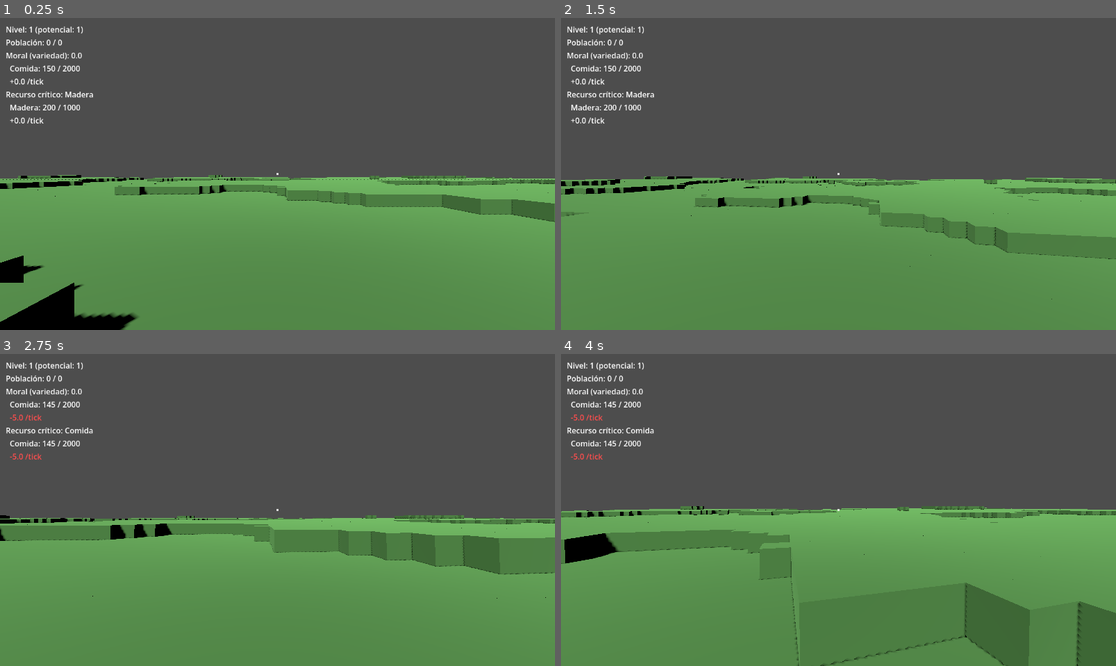
Above: before the commit, frames 1-4 (two rows, left to right).
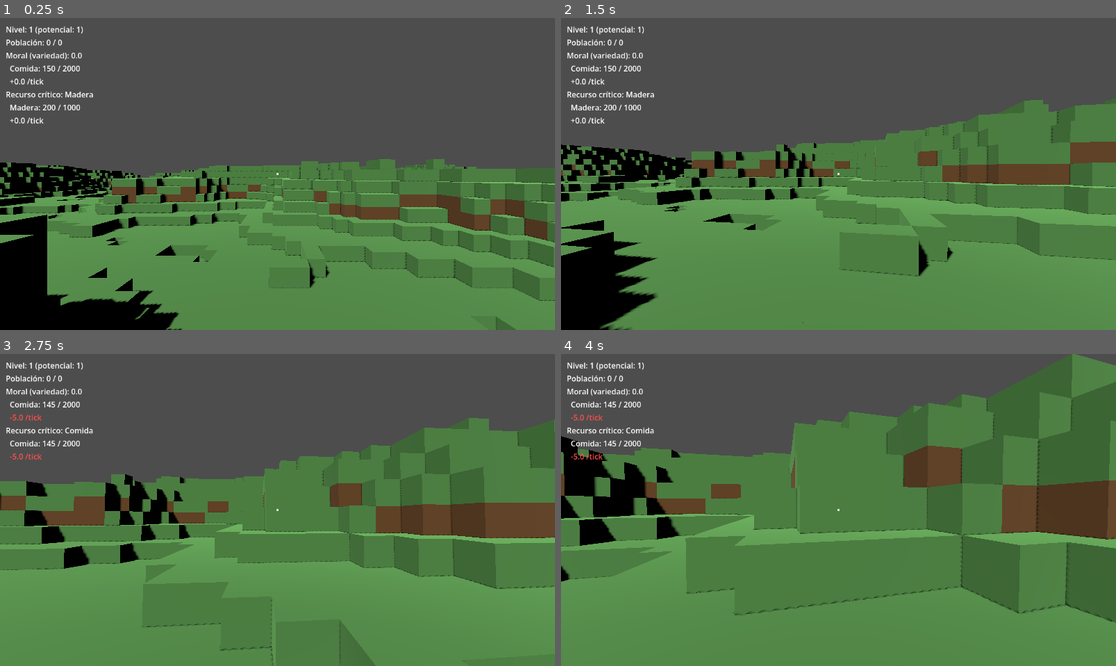
Above: after the commit, the same moments.

Repository: gigalipa/craft-to-nation
Game: Godot game, scene res://scenes/Main.tscn
Two runs of this game, one before a commit and one after it. Both use one fixed random seed, a clock stepped at 60 frames per second and the inputs below.
Inputs (mouse positions are in pixels of both pictures, inside the frame that each line leads up to):
- Up to frame 1 (0.25 s): no input
- Up to frame 2 (1.5 s): tap Enter at 0.5 s; move the mouse to (866, 174) at 0.52 s; hold Shift 0.53-1.28 s; hold W from 0.53 s (still down); click (866, 174) at 0.67 s; tap Space at 0.77 s; move the mouse to (810, 174) at 1.27 s; tap Ctrl at 1.35 s
- Up to frame 3 (2.75 s): keep holding W; tap Space at 1.52 s; move the mouse to (288, 503) at 2.02 s; hold Q from 2.03 s (still down)
- Up to frame 4 (4 s): keep holding W; move the mouse to (832, 516) at 2.77 s; release Q at 2.78 s; tap E at 2.85 s; click (832, 516) at 2.92 s; tap Space at 3.02, 3.77 s; move the mouse to (877, 513) at 3.52 s; tap 1 at 3.6 s

The runs differ from the first frame. In frame 1, 21% of the frame differs, in the area x 0-100%, y 45-100%; in frame 2, 28%; in frame 3, 29%; in frame 4, 49%, in the area x 0-100%, y 0-100%.

Commit message:
fix: corregir EXPONENTE_RELIEVE (invertido) y recalcular nivel_mar por histograma
Co-Authored-By: Claude Sonnet 5 <noreply@anthropic.com>
Claude-Session: https://claude.ai/code/session_01HPFtVtJrZaGuihfR5DVmS6

Diff:
--- a/godot/scripts/GeneradorMundo.gd
+++ b/godot/scripts/GeneradorMundo.gd
@@ -23,10 +23,19 @@
 ## (ver altura_en() y _redistribuir()) para producir picos y cuencas más
 ## marcados en vez de colinas suaves — necesario para que el criterio de
 ## nivel de mar (ver nivel_mar más abajo) separe tierra firme de zonas
-## inundadas de forma perceptible. Valor inicial calibrado empíricamente,
-## mismo patrón que UMBRAL_HIERRO — ajustar aquí si al probar en el editor
-## el relieve resulta demasiado suave o demasiado abrupto.
-const EXPONENTE_RELIEVE := 2.0
+## inundadas de forma perceptible.
+## sign(x) * pow(abs(x), exponente): un exponente >1 (el valor original,
+## 2.0, era un error) COMPRIME |x|<1 hacia 0 (0.5 -> 0.25, más cerca del
+## centro, no más lejos) — aplana TODO el relieve hacia el centro en vez de
+## acentuar picos/cuencas, y por eso el mundo real terminaba con ~92% de las
+## columnas concentradas en solo 2 alturas centrales (ver Task 2, medido con
+## SEMILLA_MUNDO/ANCHO_MUNDO/LARGO_MUNDO). Un exponente <1 EXPANDE |x|<1
+## alejándolo de 0 (0.5 -> 0.71 con exponente 0.5), lo que sí acentúa picos y
+## cuencas reales. Calibrado empíricamente entre 0.5 y 0.7 (ver Task 2); 0.5
+## dio la distribución de alturas más pareja de las probadas — ajustar aquí
+## si al probar en el editor el relieve resulta demasiado suave o demasiado
+## abrupto, siempre con un valor <1.
+const EXPONENTE_RELIEVE := 0.5
 
 ## Percentil (sobre la distribución real de altura_en() en todo el grid) que
 ## define nivel_mar — ver _calcular_nivel_mar(). Fijo por ahora; en un
@@ -103,14 +112,39 @@
 ## Altura correspondiente al percentil PERCENTIL_NIVEL_MAR de la
 ## distribución real de altura_en() sobre el grid (ancho_mundo x
 ## largo_mundo) — ver nivel_mar.
+## Usa un histograma (solo hay ALTURA_MAXIMA - ALTURA_MINIMA + 1 = 16
+## alturas enteras posibles, así que es barato) en vez de indexar un array
+## ordenado por posición ordinal: con solo 16 alturas posibles, el índice
+## objetivo (int(total * PERCENTIL_NIVEL_MAR)) casi nunca cae justo en el
+## borde de un grupo de alturas — recorremos las alturas en orden ascendente
+## y, en el grupo donde cae el objetivo, elegimos la altura h cuyo conteo
+## ACUMULADO de alturas < h (antes o después de sumar el grupo de esa
+## altura) queda más cerca del índice objetivo — así nivel_mar aproxima el
+## percentil real en vez de quedar atado a cualquier lado del grupo.
 func _calcular_nivel_mar(ancho_mundo: int, largo_mundo: int) -> int:
-	var alturas: Array = []
+	var conteo_por_altura: Array = []
+	conteo_por_altura.resize(ALTURA_MAXIMA - ALTURA_MINIMA + 1)
+	conteo_por_altura.fill(0)
+	var total := 0
 	for x in range(ancho_mundo):
 		for z in range(largo_mundo):
-			alturas.append(altura_en(x, z))
-	alturas.sort()
-	var indice: int = clampi(int(alturas.size() * PERCENTIL_NIVEL_MAR), 0, alturas.size() - 1)
-	return alturas[indice]
+			var h: int = altura_en(x, z)
+			conteo_por_altura[h - ALTURA_MINIMA] += 1
+			total += 1
+
+	var objetivo: int = int(total * PERCENTIL_NIVEL_MAR)
+	var acumulado := 0
+	for h in range(ALTURA_MINIMA, ALTURA_MAXIMA + 1):
+		if acumulado >= objetivo:
+			return h
+		var siguiente: int = acumulado + conteo_por_altura[h - ALTURA_MINIMA]
+		if siguiente >= objetivo:
+			if objetivo - acumulado <= siguiente - objetivo:
+				return h
+			acumulado = siguiente
+			continue
+		acumulado = siguiente
+	return ALTURA_MAXIMA
 
 
 ## Verdadero si la columna (x, z) queda por debajo del nivel de mar. Usada
--- a/godot/scripts/GeneradorMundoTest.gd
+++ b/godot/scripts/GeneradorMundoTest.gd
@@ -127,17 +127,16 @@
 			if gen_pct.es_agua_en(x, z):
 				inundadas += 1
 	var fraccion: float = float(inundadas) / float(total)
-	# Tolerancia ampliada a ±0.12 (no ±0.05): _calcular_nivel_mar() indexa un
-	# array ORDENADO de alturas, pero solo hay 16 alturas enteras posibles, y
-	# la distribución redistribuida por EXPONENTE_RELIEVE concentra la mayoría
-	# de las columnas en unas pocas alturas centrales. Con esta semilla/grid,
-	# nivel_mar cae justo en una altura con un empate masivo (nivel_mar == 7,
-	# con ~387/10000 columnas estrictamente por debajo pero muchas más
-	# iguales a 7), así que la fracción ESTRICTAMENTE menor que nivel_mar
-	# (criterio de es_agua_en) se desvía del 15% nominal más de lo que
-	# explicaría solo el muestreo. Esto es un efecto de discretización
-	# anticipado en el diseño, no un bug de _calcular_nivel_mar/es_agua_en.
-	assert(abs(fraccion - GeneradorMundoScript.PERCENTIL_NIVEL_MAR) < 0.12)
-	print("OK: fracción inundada %.3f está dentro de ±0.12 del percentil configurado (%.2f)." % [fraccion, GeneradorMundoScript.PERCENTIL_NIVEL_MAR])
+	# Tolerancia ±0.03 (no ±0.05 exacto): con EXPONENTE_RELIEVE=0.5 (ver Task
+	# 2 — corrige el exponente >1 original, que comprimía el relieve hacia
+	# el centro en vez de acentuar picos/cuencas) y _calcular_nivel_mar()
+	# eligiendo la altura cuyo conteo acumulado real se acerca más al índice
+	# objetivo (no solo la posición ordinal), la fracción medida para esta
+	# semilla/grid es 0.161 (a 0.011 del 15% nominal) — y 0.1596 con los
+	# parámetros reales del mundo (SEMILLA_MUNDO/ANCHO_MUNDO/LARGO_MUNDO).
+	# ±0.03 deja margen sobre esa desviación medida sin ocultar una futura
+	# regresión real del criterio de nivel de mar.
+	assert(abs(fraccion - GeneradorMundoScript.PERCENTIL_NIVEL_MAR) < 0.03)
+	print("OK: fracción inundada %.3f está dentro de ±0.03 del percentil configurado (%.2f)." % [fraccion, GeneradorMundoScript.PERCENTIL_NIVEL_MAR])
 
 	print("\n=== Las 10 pruebas de GeneradorMundo pasaron correctamente ===")
